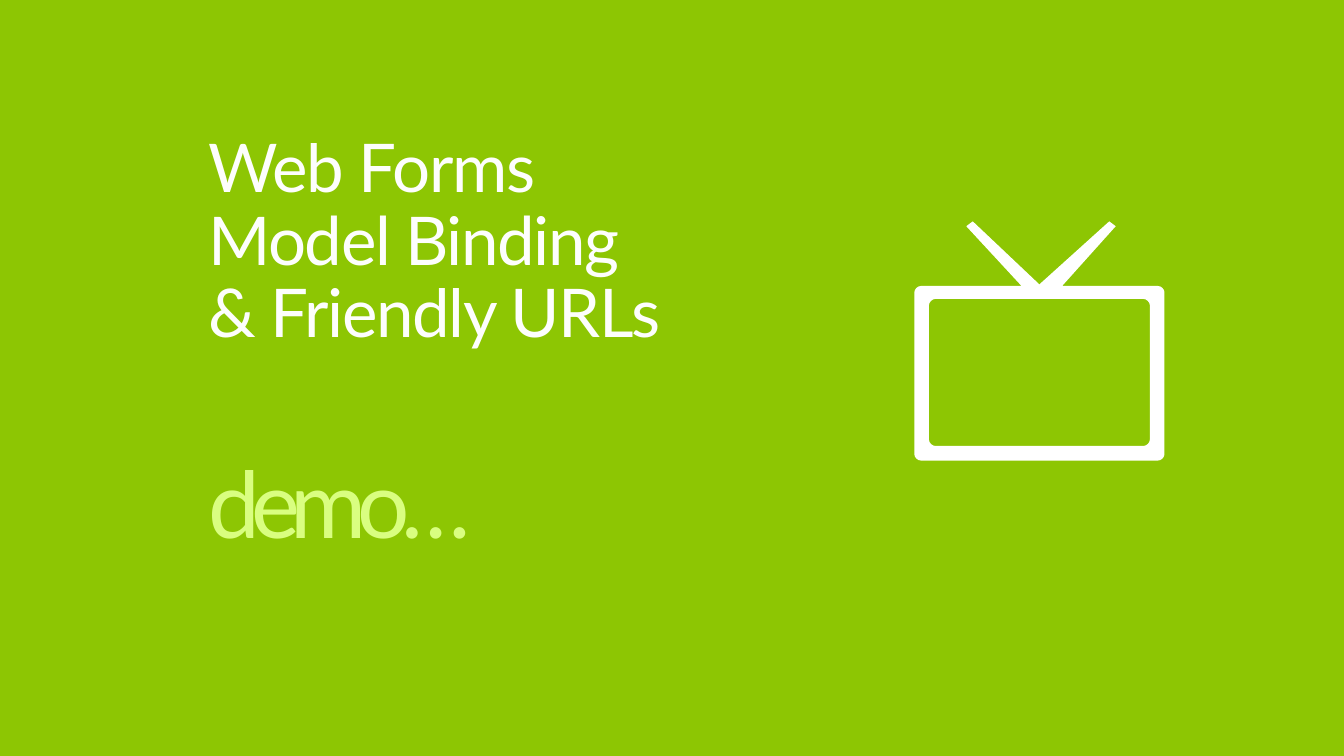
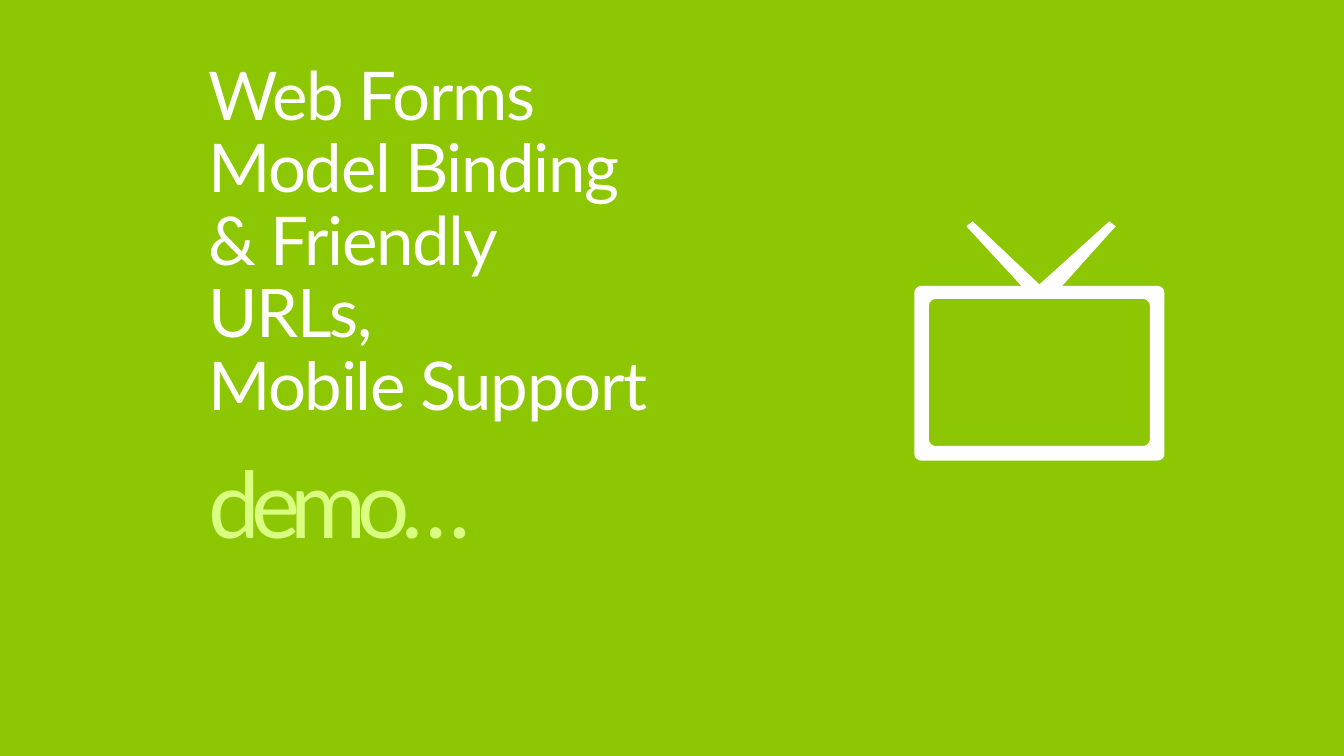
Before and after one commit to Microsoft-Web/PRESENTATION-WhatsNewInASPNET45, a slide deck: slide 8 of WhatsNewInASPNET45.pptx. Drawn at 1344x756 pixels with LibreOffice and Linux fonts; fonts in the diff are those of the drawing. Boxes give left, top, right and bottom in pixels: in the first picture for what was removed or moved away, otherwise in the second. Text is boxed around its words. In the diff, an @@ line names an element or a change of style, - is before the commit and + after.

```diff
--- a/WhatsNewInASPNET45.pptx
+++ b/WhatsNewInASPNET45.pptx
@@ title at (208, 70, 647, 422): text changed @@
-Web Forms
-Model Binding & Friendly URLs
+Web Forms
+Model Binding & Friendly URLs,
+Mobile Support
```
Also in this commit, not shown: 2 other slides changed.
